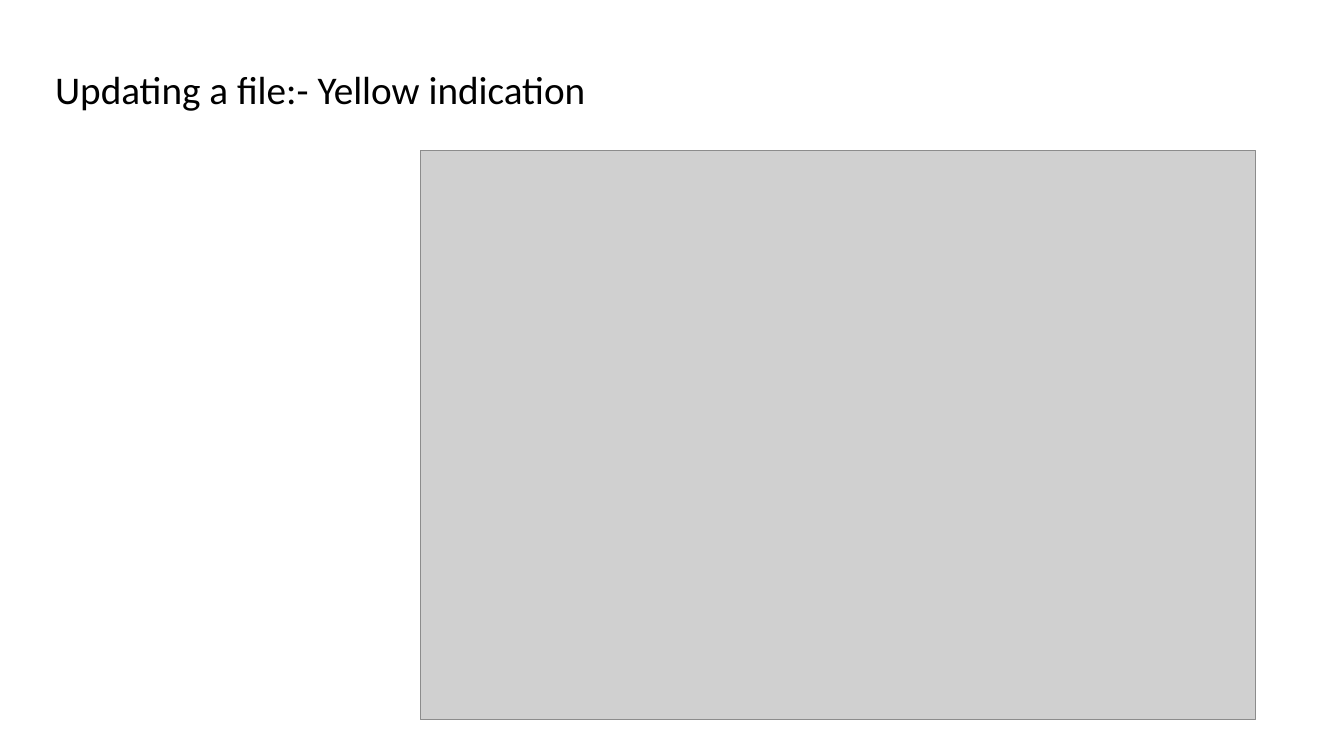
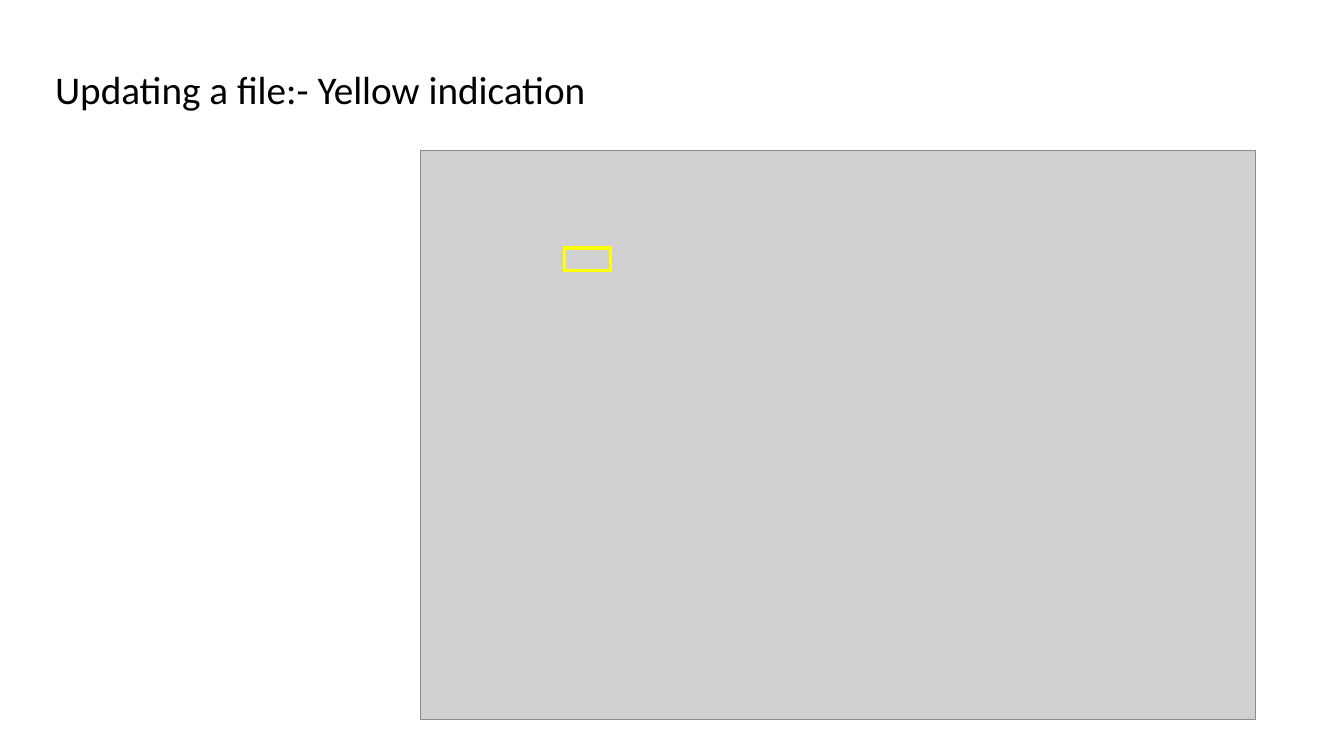
Before and after one commit to drummersoul/Cryptocurrency-Price-Prediction, a slide deck: slide 8 of ppt/git_install.pptx. Drawn at 1344x756 pixels with LibreOffice and Linux fonts; fonts in the diff are those of the drawing; grey boxes stand for pictures. Boxes give left, top, right and bottom in pixels: in the first picture for what was removed or moved away, otherwise in the second. Text is boxed around its words. In the diff, an @@ line names an element or a change of style, - is before the commit and + after.

```diff
--- a/ppt/git_install.pptx
+++ b/ppt/git_install.pptx
@@ rectangle added at [565, 248, 610, 270], outline #FFFF00 2.25 pt @@
```
Also in this commit, not shown: 1 other slide changed, 2 slides added, 1 other file.
